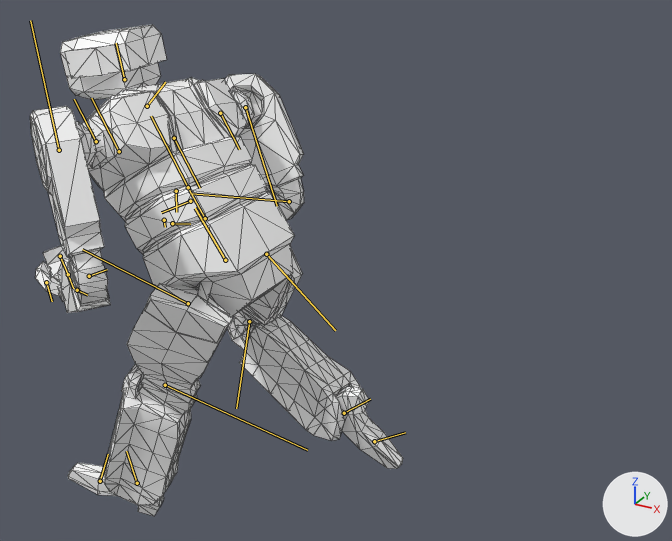
An edit to the FBX model Assets/Characters/Combot/Combot@Corner_Right.fbx, drawn before and after from the same camera.
One viewpoint serves both versions: a 50 mm camera at (0.87, -3.45, 2.37) aimed at (-0.61, -0.75, 1.02). Arrows for +X, +Y and +Z are at lower right; the lights stay in place. Both versions are drawn at frame 101 of the action 'Corner_Right'; the numbers are the values there. The bones that bend it are drawn over the model as lines. Mesh edges are drawn as thin lines.

Names of what the first picture shows: 'Rig:Combot_Head_01', 'Rig:Combot_LeftArm01', 'Rig:Combot_Legs_01', 'Rig:Combot_RightArm_01', 'Rig:Combot_Torso'.
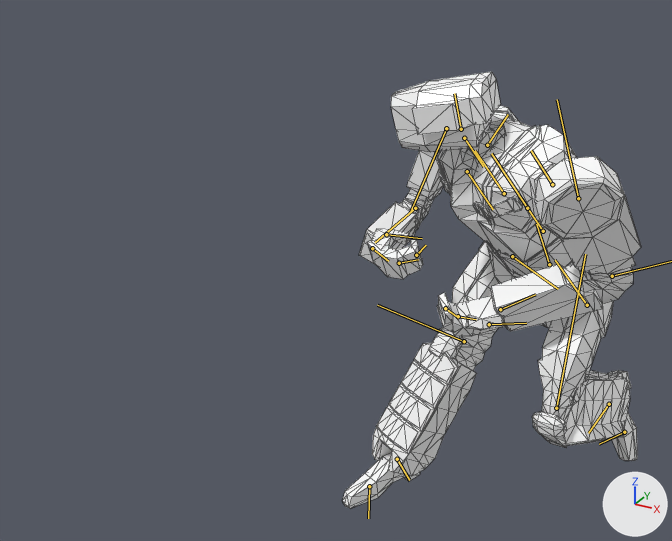
What the commit changed:
Object 'Rig:RootMotion_Skel' (bone_rig_object) moves from (-100.0, 0.0, 100.0) to (0.0, 0.0, 50.0).
Object 'Rig:RootMotion_Skel' (bone_rig_object) turns from (0, -90, 0) to (0, -15, 0) degrees about its own x, y and z.
Bone 'Rig:Hips_Skel' (bone_rig_hips_skel) moves from (1.8, -2.3, 0.0) to (-6.8, -15.9, -20.1).
Bone 'Rig:Hips_Skel' (bone_rig_hips_skel) turns from (34, -3, -3) to (28, -18, -4) degrees about its own x, y and z.
Bone 'Rig:Spine1_Skel' (bone_rig_spine1_skel) turns from (1, 2, 3) to (10, -6, 9) degrees about its own x, y and z.
Bone 'Rig:Spine2_Skel' (bone_rig_spine2_skel) turns from (1, 2, 3) to (0, 0, -2) degrees about its own x, y and z.
Bone 'Rig:Neck_Skel' (bone_rig_neck_skel) turns from (2, 2, 7) to (0, 0, 0) degrees about its own x, y and z.
Bone 'Rig:Head_Skel' (bone_rig_head_skel) turns from (-19, 1, -5) to (-30, -37, 23) degrees about its own x, y and z.
Bone 'Rig:RightUpperArm_Skel' (bone_rig_rightupperarm_skel) turns from (-12, -28, 4) to (-53, -18, 44) degrees about its own x, y and z.
Bone 'Rig:RightLowerArm_Skel' (bone_rig_rightlowerarm_skel) turns from (-92, 0, 0) to (-65, 0, 0) degrees about its own x, y and z.
Bone 'Rig:RightHand_Skel' (bone_rig_righthand_skel) turns from (20, 0, -47) to (-20, 31, -61) degrees about its own x, y and z.
Bone 'Rig:LeftUpperArm_Skel' (bone_rig_leftupperarm_skel) turns from (-18, -29, 15) to (-11, -27, -9) degrees about its own x, y and z.
Bone 'Rig:LeftLowerArm_Skel' (bone_rig_leftlowerarm_skel) turns from (-67, 0, 0) to (-70, 0, 0) degrees about its own x, y and z.
Bone 'Rig:LeftHand_Skel' (bone_rig_lefthand_skel) turns from (44, 105, 50) to (42, 99, 59) degrees about its own x, y and z.
Bone 'Rig:LeftUpperLeg_Skel' (bone_rig_leftupperleg_skel) turns from (-17, 2, 53) to (-13, 23, 60) degrees about its own x, y and z.
Bone 'Rig:LeftLowerLeg_Skel' (bone_rig_leftlowerleg_skel) turns from (0, 0, -9) to (0, 0, 97) degrees about its own x, y and z.
Bone 'Rig:LeftFoot_Skel' (bone_rig_leftfoot_skel) turns from (2, 3, -5) to (9, 18, -23) degrees about its own x, y and z.
Bone 'Rig:RightUpperLeg_Skel' (bone_rig_rightupperleg_skel) turns from (-11, 10, 54) to (6, -4, 56) degrees about its own x, y and z.
Bone 'Rig:RightLowerLeg_Skel' (bone_rig_rightlowerleg_skel) turns from (0, 0, 86) to (0, 0, -9) degrees about its own x, y and z.
Bone 'Rig:RightFoot_Skel' (bone_rig_rightfoot_skel) turns from (11, 21, -35) to (-1, -3, -38) degrees about its own x, y and z.
Bone 'Rig:RightToes_Skel' (bone_rig_righttoes_skel) turns from (21, 0, 0) to (0, 0, 0) degrees about its own x, y and z.

Boxes [x1, y1, x2, y2] around the edits, measured in the pictures (672 x 541 px):
'Rig:Combot_Legs_01', posed (12% narrower): before [68, 249, 403, 516]; after [342, 241, 637, 508]
'Rig:Combot_Torso', posed: before [82, 78, 295, 317]; after [435, 106, 577, 328]
'Rig:Combot_LeftArm01', posed (150% wider, 13% shorter): before [30, 106, 111, 313]; after [437, 157, 641, 336]
'Rig:Combot_Head_01', posed: before [60, 25, 167, 100]; after [391, 72, 502, 158]
'Rig:Combot_RightArm_01', posed: before [224, 74, 304, 220]; after [359, 150, 443, 279]
bone 'Rig:Hips_Skel', root to tip: before (225, 260) to (195, 208); after (549, 264) to (536, 224)
bone 'Rig:Spine1_Skel', root to tip: before (205, 218) to (188, 187); after (543, 231) to (527, 208)
bone 'Rig:Spine2_Skel', root to tip: before (188, 187) to (151, 116); after (527, 208) to (491, 153)
bone 'Rig:Neck_Skel', root to tip: before (147, 106) to (165, 82); after (487, 145) to (508, 114)
bone 'Rig:Head_Skel', root to tip: before (124, 79) to (116, 43); after (461, 129) to (454, 93)
bone 'Rig:RightUpperArm_Skel', root to tip: before (245, 107) to (277, 206); after (446, 128) to (410, 212)
bone 'Rig:RightLowerArm_Skel', root to tip: before (289, 201) to (190, 193); after (415, 208) to (375, 242)
bone 'Rig:RightHand_Skel', root to tip: before (190, 201) to (161, 212); after (372, 248) to (388, 261)
bone 'Rig:LeftUpperArm_Skel', root to tip: before (59, 150) to (30, 20); after (578, 198) to (557, 99)
bone 'Rig:LeftHand_Skel', root to tip: before (77, 290) to (87, 295); after (500, 309) to (535, 294)
bone 'Rig:LeftUpperLeg_Skel', root to tip: before (188, 303) to (82, 249); after (587, 305) to (555, 260)
bone 'Rig:LeftLowerLeg_Skel', root to tip: before (165, 385) to (307, 450); after (556, 408) to (585, 254)
bone 'Rig:LeftFoot_Skel', root to tip: before (137, 483) to (126, 451); after (609, 404) to (588, 433)
bone 'Rig:RightUpperLeg_Skel', root to tip: before (266, 254) to (335, 330); after (512, 256) to (558, 289)
bone 'Rig:RightLowerLeg_Skel', root to tip: before (249, 321) to (236, 408); after (464, 341) to (377, 305)
bone 'Rig:RightFoot_Skel', root to tip: before (344, 413) to (370, 399); after (397, 459) to (409, 480)
bone 'Rig:RightToes_Skel', root to tip: before (374, 441) to (405, 432); after (369, 486) to (368, 518)
